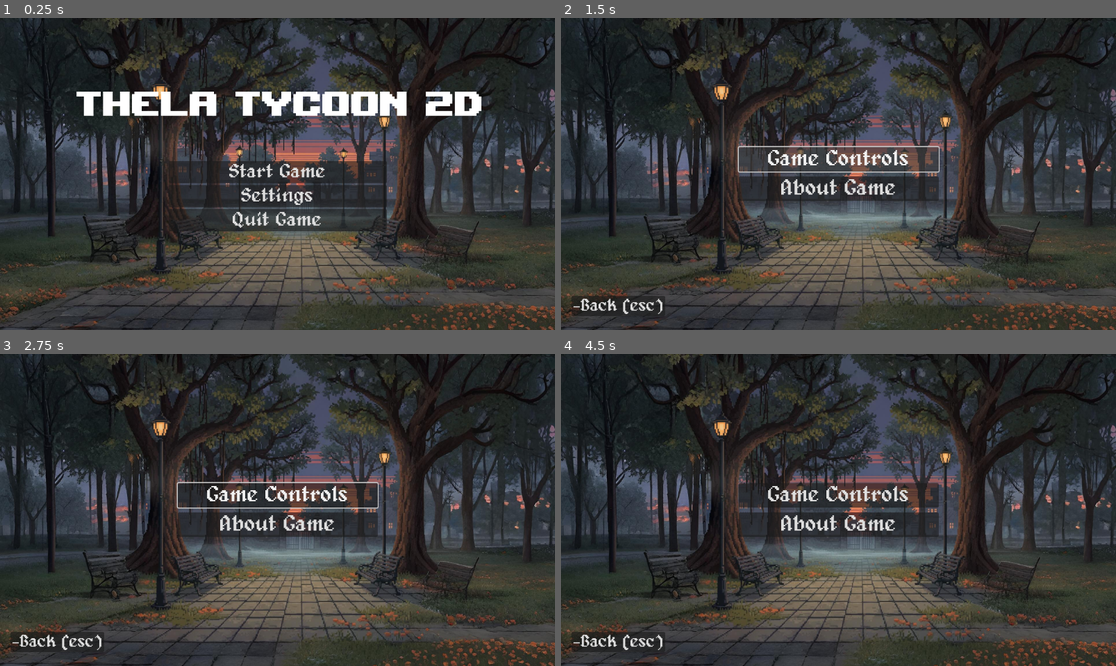
Above: before the commit, frames 1-4 (two rows, left to right).
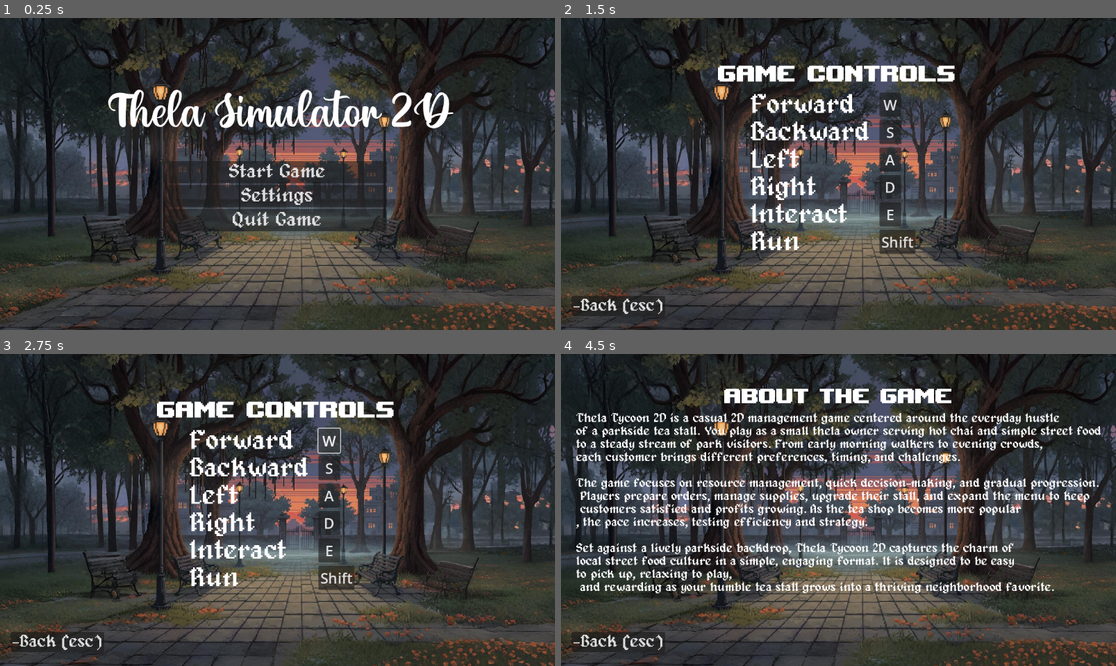
Above: after the commit, the same moments.

Repository: adarshg-org-13/Thela-Tycoon-game
Game: Godot game, scene res://Main_menu.tscn
Same seed, same stepped clock (60 frames per second), same inputs: the game is played once before the commit and once after it.
Inputs (mouse positions are in pixels of both pictures, inside the frame that each line leads up to):
- Up to frame 1 (0.25 s): no input
- Up to frame 2 (1.5 s): click "Settings" at 0.5 s; click "Game Controls" at 1.25 s
- Up to frame 3 (2.75 s): click (327, 441) at 2 s, where only the run after the commit has a clickable "W"
- Up to frame 4 (4.5 s): click (888, 469) at 2.75 s, where only the run after the commit has a clickable "S"; click "-Back (esc)" at 3.5 s; click (838, 525) at 4.25 s, where only the run after the commit has a clickable "About Game"

The runs differ from the first frame. In frame 1, 4.7% of the frame differs, in the area x 13-87%, y 22-36%; in frame 2, 8.6%; in frame 3, 9.4%; in frame 4, 17%, in the area x 2-98%, y 11-77%.

Commit message:
added about section

Diff:
--- a/Main_menu.tscn
+++ b/Main_menu.tscn
@@ -4,8 +4,8 @@
 [ext_resource type="FontFile" uid="uid://c4blhgji8rcl3" path="res://Game images and assets/font/alagard.ttf" id="2_x2ps0"]
 [ext_resource type="Script" uid="uid://c11hl233f5nfn" path="res://settings_button.gd" id="3_8ovav"]
 [ext_resource type="Script" uid="uid://bndmm21l1ei66" path="res://quit_game_button.gd" id="3_rlxw3"]
-[ext_resource type="FontFile" uid="uid://bah4drin3efnf" path="res://Game images and assets/font/upheavtt.ttf" id="3_x2ps0"]
 [ext_resource type="AudioStream" uid="uid://cf16ro8ymaq4c" path="res://Game images and assets/Music/platform-8-262410.mp3" id="5_5kukc"]
+[ext_resource type="FontFile" uid="uid://2wg3teg1g8cr" path="res://Game images and assets/font/Hello Valentina.ttf" id="5_8ovav"]
 
 [node name="Control" type="Control"]
 process_mode = 3
@@ -67,15 +67,15 @@
 anchor_top = 0.5
 anchor_right = 0.5
 anchor_bottom = 0.5
-offset_left = -376.0
-offset_top = -196.0
-offset_right = 386.0
-offset_bottom = 24.5
+offset_left = -278.0
+offset_top = -186.0
+offset_right = 288.0
+offset_bottom = -71.0
 grow_horizontal = 2
 grow_vertical = 2
-theme_override_fonts/font = ExtResource("3_x2ps0")
-theme_override_font_sizes/font_size = 100
-text = "Thela Tycoon 2D"
+theme_override_fonts/font = ExtResource("5_8ovav")
+theme_override_font_sizes/font_size = 110
+text = "Thela Simulator 2D"
 
 [node name="AudioStreamPlayer" type="AudioStreamPlayer" parent="."]
 stream = ExtResource("5_5kukc")
--- a/Settings.tscn
+++ b/Settings.tscn
@@ -1,8 +1,9 @@
-[gd_scene load_steps=4 format=3 uid="uid://rockvg4fwyc7"]
+[gd_scene load_steps=5 format=3 uid="uid://rockvg4fwyc7"]
 
 [ext_resource type="Texture2D" uid="uid://dccqxsrebwg1" path="res://Game images and assets/images/a_A_2D_pixel_art_game_.jpg" id="1_2fv1l"]
 [ext_resource type="FontFile" uid="uid://c4blhgji8rcl3" path="res://Game images and assets/font/alagard.ttf" id="2_mx4kw"]
 [ext_resource type="Script" uid="uid://b250lw006hil3" path="res://back_button.gd" id="3_37a8j"]
+[ext_resource type="Script" uid="uid://bkyeff6kikyr8" path="res://about_game.gd" id="3_sfvul"]
 
 [node name="About game" type="Control"]
 process_mode = 3
@@ -43,12 +44,14 @@
 theme_override_fonts/font = ExtResource("2_mx4kw")
 theme_override_font_sizes/font_size = 45
 text = "Game Controls"
+script = ExtResource("3_sfvul")
 
 [node name="About game" type="Button" parent="TextureRect/VBoxContainer"]
 layout_mode = 2
 theme_override_fonts/font = ExtResource("2_mx4kw")
 theme_override_font_sizes/font_size = 45
 text = "About Game"
+script = ExtResource("3_sfvul")
 
 [node name="VBoxContainer2" type="VBoxContainer" parent="TextureRect"]
 layout_mode = 1
@@ -68,4 +71,6 @@
 text = "-Back (esc)"
 script = ExtResource("3_37a8j")
 
+[connection signal="pressed" from="TextureRect/VBoxContainer/Game controls" to="TextureRect/VBoxContainer/About game" method="_on_game_controls_pressed"]
+[connection signal="pressed" from="TextureRect/VBoxContainer/About game" to="TextureRect/VBoxContainer/About game" method="_on_pressed"]
 [connection signal="pressed" from="TextureRect/VBoxContainer2/Back button" to="TextureRect/VBoxContainer2/Back button" method="_on_pressed"]
--- /dev/null
+++ b/about_game.gd
@@ -0,0 +1,19 @@
+extends Button
+
+
+# Called when the node enters the scene tree for the first time.
+func _ready() -> void:
+	pass # Replace with function body.
+
+
+# Called every frame. 'delta' is the elapsed time since the previous frame.
+func _process(delta: float) -> void:
+	pass
+
+func _on_pressed() -> void:
+	pass # Replace with function body.
+	get_tree().change_scene_to_file("res://about_the_game.tscn")
+
+func _on_game_controls_pressed() -> void:
+	pass # Replace with function body.
+	get_tree().change_scene_to_file("res://control_menu.tscn")
--- /dev/null
+++ b/about_the_game.tscn
@@ -0,0 +1,86 @@
+[gd_scene load_steps=5 format=3 uid="uid://c7uca2061o5h5"]
+
+[ext_resource type="Texture2D" uid="uid://dccqxsrebwg1" path="res://Game images and assets/images/a_A_2D_pixel_art_game_.jpg" id="1_josx5"]
+[ext_resource type="FontFile" uid="uid://bah4drin3efnf" path="res://Game images and assets/font/upheavtt.ttf" id="2_73khv"]
+[ext_resource type="FontFile" uid="uid://c4blhgji8rcl3" path="res://Game images and assets/font/alagard.ttf" id="3_ikr3w"]
+[ext_resource type="Script" uid="uid://b1nnqfdsp20dt" path="res://back_button_cm.gd" id="4_pxxw8"]
+
+[node name="About the game" type="Control"]
+layout_mode = 3
+anchors_preset = 15
+anchor_right = 1.0
+anchor_bottom = 1.0
+grow_horizontal = 2
+grow_vertical = 2
+
+[node name="TextureRect" type="TextureRect" parent="."]
+layout_mode = 1
+anchors_preset = 15
+anchor_right = 1.0
+anchor_bottom = 1.0
+grow_horizontal = 2
+grow_vertical = 2
+texture = ExtResource("1_josx5")
+expand_mode = 1
+
+[node name="Label" type="Label" parent="TextureRect"]
+layout_mode = 1
+anchors_preset = 5
+anchor_left = 0.5
+anchor_right = 0.5
+offset_left = -165.0
+offset_top = 57.0
+offset_right = 165.0
+offset_bottom = 112.0
+grow_horizontal = 2
+theme_override_fonts/font = ExtResource("2_73khv")
+theme_override_font_sizes/font_size = 60
+text = "About the Game"
+
+[node name="Label2" type="Label" parent="TextureRect"]
+layout_mode = 1
+anchors_preset = 15
+anchor_right = 1.0
+anchor_bottom = 1.0
+offset_left = 84.0
+offset_top = 168.0
+offset_right = -75.0
+offset_bottom = -197.0
+grow_horizontal = 2
+grow_vertical = 2
+theme_override_fonts/font = ExtResource("3_ikr3w")
+theme_override_font_sizes/font_size = 25
+text = "Thela Tycoon 2D is a casual 2D management game centered around the everyday hustle
+of a parkside tea stall. You play as a small thela owner serving hot chai and simple street food
+to a steady stream of park visitors. From early morning walkers to evening crowds,
+each customer brings different preferences, timing, and challenges.
+
+The game focuses on resource management, quick decision-making, and gradual progression.
+ Players prepare orders, manage supplies, upgrade their stall, and expand the menu to keep
+ customers satisfied and profits growing. As the tea shop becomes more popular
+, the pace increases, testing efficiency and strategy.
+
+Set against a lively parkside backdrop, Thela Tycoon 2D captures the charm of
+local street food culture in a simple, engaging format. It is designed to be easy
+to pick up, relaxing to play,
+ and rewarding as your humble tea stall grows into a thriving neighborhood favorite."
+
+[node name="VBoxContainer2" type="VBoxContainer" parent="TextureRect"]
+layout_mode = 1
+anchors_preset = 2
+anchor_top = 1.0
+anchor_bottom = 1.0
+offset_left = 22.0
+offset_top = -71.0
+offset_right = 122.0
+offset_bottom = -26.0
+grow_vertical = 0
+
+[node name="Back button" type="Button" parent="TextureRect/VBoxContainer2"]
+layout_mode = 2
+theme_override_fonts/font = ExtResource("3_ikr3w")
+theme_override_font_sizes/font_size = 35
+text = "-Back (esc)"
+script = ExtResource("4_pxxw8")
+
+[connection signal="pressed" from="TextureRect/VBoxContainer2/Back button" to="TextureRect/VBoxContainer2/Back button" method="_on_pressed"]
--- /dev/null
+++ b/back_button_cm.gd
@@ -0,0 +1,21 @@
+extends Button
+
+
+# Called when the node enters the scene tree for the first time.
+func _ready() -> void:
+	pass # Replace with function body.
+
+
+# Called every frame. 'delta' is the elapsed time since the previous frame.
+func _process(delta: float) -> void:
+	pass
+
+
+
+func _on_pressed() -> void:
+	pass # Replace with function body.
+	get_tree().change_scene_to_file("res://Settings.tscn")
+
+func _input(event: InputEvent) -> void:
+	if event.is_action_pressed("Escape"):
+		get_tree().change_scene_to_file("res://Settings.tscn")
--- /dev/null
+++ b/control_menu.tscn
@@ -0,0 +1,159 @@
+[gd_scene load_steps=5 format=3 uid="uid://bcnf0twum13ue"]
+
+[ext_resource type="Texture2D" uid="uid://dccqxsrebwg1" path="res://Game images and assets/images/a_A_2D_pixel_art_game_.jpg" id="1_1sqh5"]
+[ext_resource type="FontFile" uid="uid://c4blhgji8rcl3" path="res://Game images and assets/font/alagard.ttf" id="2_hnqsp"]
+[ext_resource type="Script" uid="uid://b1nnqfdsp20dt" path="res://back_button_cm.gd" id="3_hnqsp"]
+[ext_resource type="FontFile" uid="uid://bah4drin3efnf" path="res://Game images and assets/font/upheavtt.ttf" id="3_k71r4"]
+
+[node name="Control_menu" type="Control"]
+layout_mode = 3
+anchors_preset = 15
+anchor_right = 1.0
+anchor_bottom = 1.0
+grow_horizontal = 2
+grow_vertical = 2
+
+[node name="TextureRect" type="TextureRect" parent="."]
+layout_mode = 1
+anchors_preset = 15
+anchor_right = 1.0
+anchor_bottom = 1.0
+grow_horizontal = 2
+grow_vertical = 2
+texture = ExtResource("1_1sqh5")
+expand_mode = 1
+
+[node name="VBoxContainer" type="VBoxContainer" parent="TextureRect"]
+layout_mode = 1
+anchors_preset = 8
+anchor_left = 0.5
+anchor_top = 0.5
+anchor_right = 0.5
+anchor_bottom = 0.5
+offset_left = -181.75
+offset_top = -154.0
+offset_right = 181.75
+offset_bottom = 154.0
+grow_horizontal = 2
+grow_vertical = 2
+
+[node name="Label" type="Label" parent="TextureRect/VBoxContainer"]
+layout_mode = 2
+theme_override_fonts/font = ExtResource("2_hnqsp")
+theme_override_font_sizes/font_size = 55
+text = "Forward"
+
+[node name="Button" type="Button" parent="TextureRect/VBoxContainer/Label"]
+layout_mode = 0
+offset_left = 266.5
+offset_right = 311.5
+offset_bottom = 43.0
+theme_override_font_sizes/font_size = 30
+text = "W"
+
+[node name="Label2" type="Label" parent="TextureRect/VBoxContainer"]
+layout_mode = 2
+theme_override_fonts/font = ExtResource("2_hnqsp")
+theme_override_font_sizes/font_size = 55
+text = "Backward"
+
+[node name="Button" type="Button" parent="TextureRect/VBoxContainer/Label2"]
+layout_mode = 0
+offset_left = 266.5
+offset_right = 311.5
+offset_bottom = 43.0
+theme_override_font_sizes/font_size = 30
+text = "S"
+
+[node name="Label3" type="Label" parent="TextureRect/VBoxContainer"]
+layout_mode = 2
+theme_override_fonts/font = ExtResource("2_hnqsp")
+theme_override_font_sizes/font_size = 55
+text = "Left"
+
+[node name="Button" type="Button" parent="TextureRect/VBoxContainer/Label3"]
+layout_mode = 0
+offset_left = 266.5
+offset_right = 311.5
+offset_bottom = 43.0
+theme_override_font_sizes/font_size = 30
+text = "A"
+
+[node name="Label4" type="Label" parent="TextureRect/VBoxContainer"]
+layout_mode = 2
+theme_override_fonts/font = ExtResource("2_hnqsp")
+theme_override_font_sizes/font_size = 55
+text = "Right"
+
+[node name="Button" type="Button" parent="TextureRect/VBoxContainer/Label4"]
+layout_mode = 0
+offset_left = 266.5
+offset_right = 311.5
+offset_bottom = 43.0
+theme_override_font_sizes/font_size = 30
+text = "D"
+
+[node name="Label5" type="Label" parent="TextureRect/VBoxContainer"]
+layout_mode = 2
+theme_override_fonts/font = ExtResource("2_hnqsp")
+theme_override_font_sizes/font_size = 55
+text = "Interact"
+
+[node name="Button" type="Button" parent="TextureRect/VBoxContainer/Label5"]
+layout_mode = 0
+offset_left = 266.5
+offset_right = 311.5
+offset_bottom = 43.0
+theme_override_font_sizes/font_size = 30
+text = "E"
+
+[node name="Label6" type="Label" parent="TextureRect/VBoxContainer"]
+layout_mode = 2
+theme_override_fonts/font = ExtResource("2_hnqsp")
+theme_override_font_sizes/font_size = 55
+text = "Run"
+
+[node name="Button" type="Button" parent="TextureRect/VBoxContainer/Label6"]
+layout_mode = 0
+offset_left = 266.5
+offset_right = 311.5
+offset_bottom = 43.0
+theme_override_font_sizes/font_size = 30
+text = "Shift"
+
+[node name="VBoxContainer2" type="VBoxContainer" parent="TextureRect"]
+layout_mode = 1
+anchors_preset = 2
+anchor_top = 1.0
+anchor_bottom = 1.0
+offset_left = 22.0
+offset_top = -71.0
+offset_right = 122.0
+offset_bottom = -26.0
+grow_vertical = 0
+
+[node name="Back button" type="Button" parent="TextureRect/VBoxContainer2"]
+layout_mode = 2
+theme_override_fonts/font = ExtResource("2_hnqsp")
+theme_override_font_sizes/font_size = 35
+text = "-Back (esc)"
+script = ExtResource("3_hnqsp")
+
+[node name="Label" type="Label" parent="."]
+layout_mode = 1
+anchors_preset = 8
+anchor_left = 0.5
+anchor_top = 0.5
+anchor_right = 0.5
+anchor_bottom = 0.5
+offset_left = -250.0
+offset_top = -241.0
+offset_right = 245.0
+offset_bottom = -182.0
+grow_horizontal = 2
+grow_vertical = 2
+theme_override_fonts/font = ExtResource("3_k71r4")
+theme_override_font_sizes/font_size = 65
+text = "Game Controls"
+
+[connection signal="pressed" from="TextureRect/VBoxContainer2/Back button" to="TextureRect/VBoxContainer2/Back button" method="_on_pressed"]
Binary file added: Game images and assets/font/Daydream DEMO.otf
Not shown, added: Game images and assets/font/Daydream DEMO.otf.import
Binary file added: Game images and assets/font/Hello Valentina.ttf
Not shown, added: Game images and assets/font/Hello Valentina.ttf.import
Not shown, added: about_game.gd.uid
Not shown, added: back_button_cm.gd.uid
